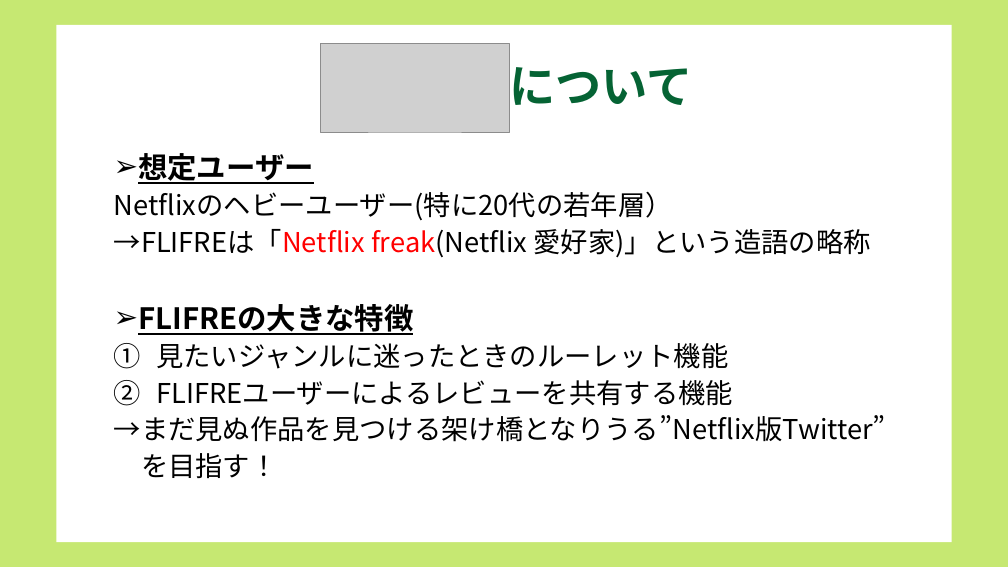
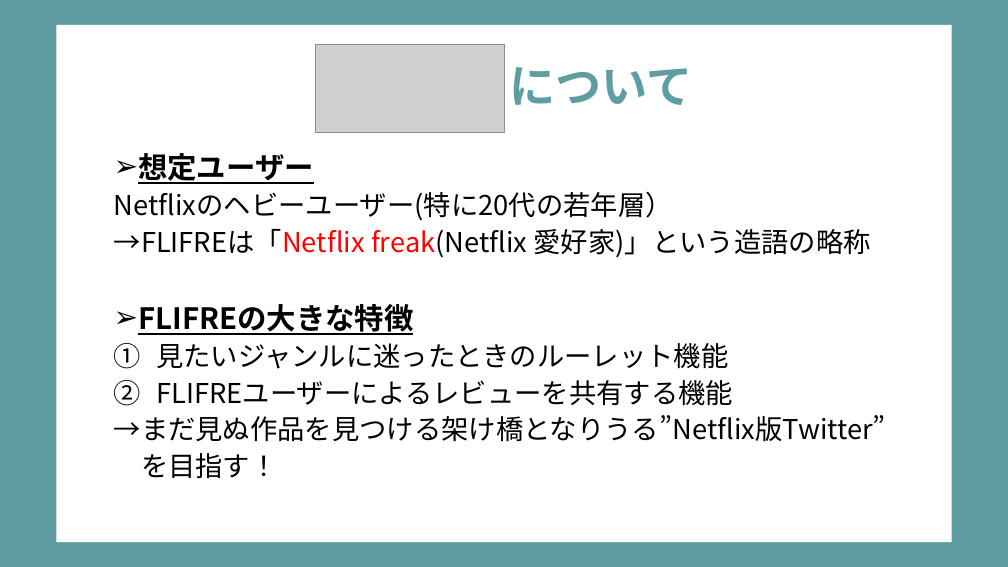
Before and after one commit to dojo2022/B-3, a slide deck: slide 3 of doc/B-3_配布資料/B3炙りえんがわ_成果発表会資料.pptx. Drawn at 1008x567 pixels with LibreOffice and Linux fonts; fonts in the diff are those of the drawing; grey boxes stand for pictures. Boxes give left, top, right and bottom in pixels: in the first picture for what was removed or moved away, otherwise in the second. Text is boxed around its words. In the diff, an @@ line names an element or a change of style, - is before the commit and + after.

```diff
--- a/doc/B-3_配布資料/B3炙りえんがわ_成果発表会資料.pptx
+++ b/doc/B-3_配布資料/B3炙りえんがわ_成果発表会資料.pptx
@@ background #C6E872 to #5F9EA0 @@
@@ picture: place and size @@
-picture at (321, 44, 510, 132)
+picture at (315, 44, 504, 132)
@@ title "について" at (509, 67, 692, 105): text colour #056334 to #5F9EA0 @@
```
Also in this commit, not shown: 19 other slides changed.
